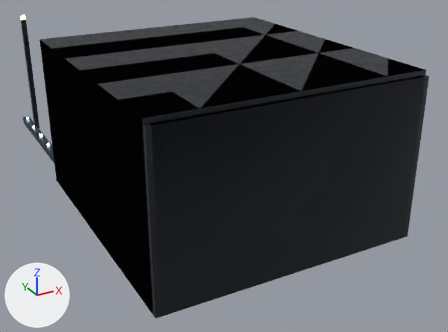
Two versions of the glTF model assets/places/menu_cargobay.glb, one commit apart.
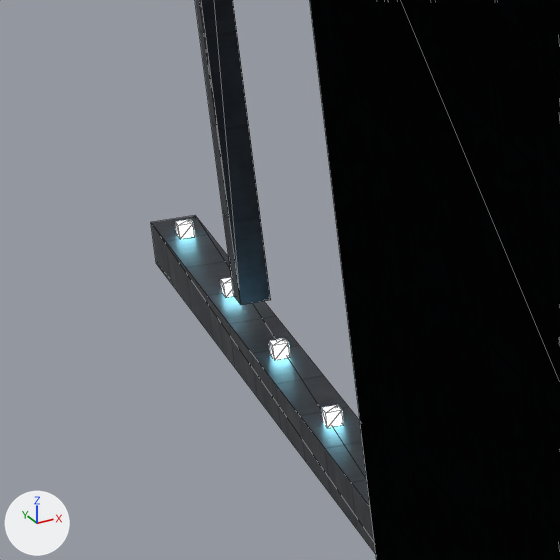
There are two pictures of each version: one whole from a camera (50 mm lens) standing at (-17.4, -33.8, 19.1) and looking at (2.7, 2.7, 0.9), one close up on the part from 0% to 18% of the width and 26% to 50% of the height. Lighting does not change. The marker at lower left points along +X, +Y and +Z. The first two pictures are the older version. The close-ups show mesh edges as thin lines. Where no turn or scale is listed for an object, it has been applied to the vertices. Vertices at exactly the same position are counted once.

Before the edit, the objects in view are built like this:
```python
me_beam_0 = bpy.data.meshes.new('Beam_0')
me_beam_0.from_pydata(...)  # 360 vertices, 540 faces; spans x -8.3..8.3, y -17.4..15.6, z -9.8..0.4
me_beam_0.materials.append(mat_bayhull)
me_ceilstrip_0 = bpy.data.meshes.new('CeilStrip_0')
me_ceilstrip_0.from_pydata(...)  # 360 vertices, 540 faces; spans x -7.9..7.9, y -16.4..13.6, z -9.6..0.0
me_ceilstrip_0.materials.append(mat_bayemitcyan)  # black #000000, glowing cyan #a0edff
ob_bay_bayemitcyan = bpy.data.objects.new('Bay_BayEmitCyan', me_ceilstrip_0)
ob_bay_bayemitcyan.location = (0.0, 7.1, 9.64)
ob_bay_bayhull = bpy.data.objects.new('Bay_BayHull', me_beam_0)
ob_bay_bayhull.location = (0.0, 7.1, 9.84)
```
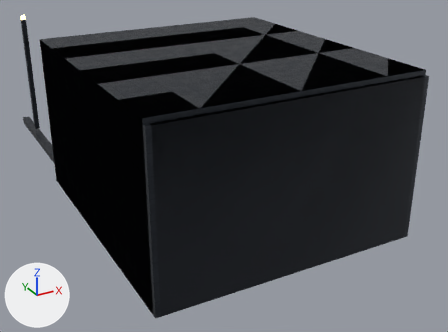
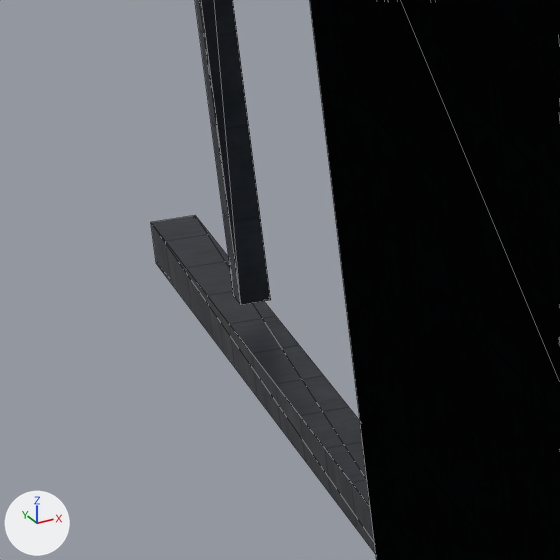
Pixel boxes (x1, y1, x2, y2) of what changed, in the close-ups (560 x 560 px):
'Bay_BayEmitCyan', reshaped (not visible afterwards)
    before: (175, 219, 343, 427)

Diff of the bpy script that builds the scene:
```diff
--- a/assets/places/menu_cargobay.glb.py
+++ b/assets/places/menu_cargobay.glb.py
@@ me_ceilstrip_0 @@
 # used by ob_bay_bayemitcyan; location = (0.0, 7.1, 9.64)
-me_ceilstrip_0.from_pydata(...)  # 360 vertices, 540 faces; spans x -7.9..7.9, y -16.4..13.6, z -9.6..0.0
+me_ceilstrip_0.from_pydata(...)  # 296 vertices, 444 faces; spans x -7.9..7.9, y -16.4..13.6, z -9.6..0.0
+# me_ceilstrip_0 part 1: 8 loose pieces with 64 vertices, spanning x -7.5..5.4, y 0.6..13.6, z -9.2..-1.0, are deleted
 me_ceilstrip_0.materials.append(mat_bayemitcyan)
```
